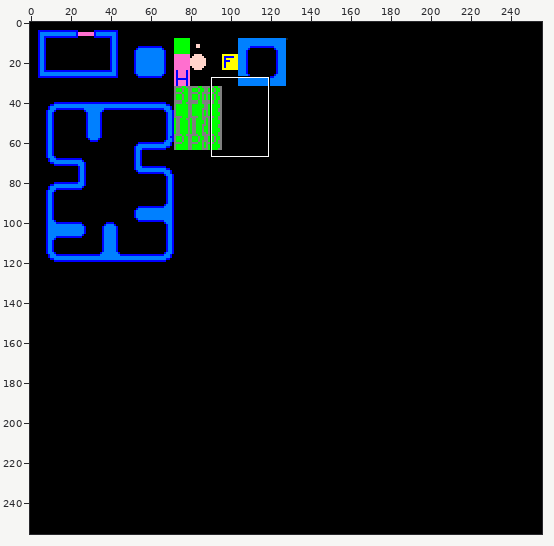
File history of a sprite sheet, pacman-android/assets/tiledmap/pacman_level.png. Above: a wide view before the commit, with the close-up outlined.
Close-up. As it was:
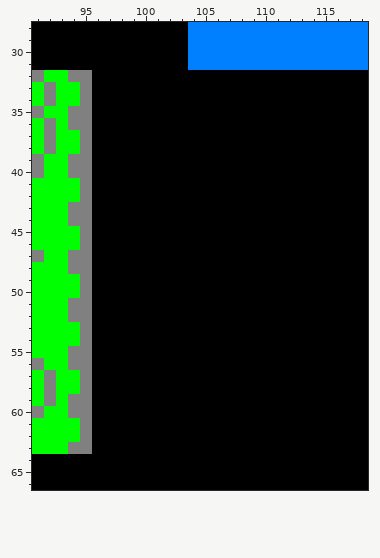
The file is 256x256 pixels. Shown: x 91..118, y 28..66.
The same view after the edit:
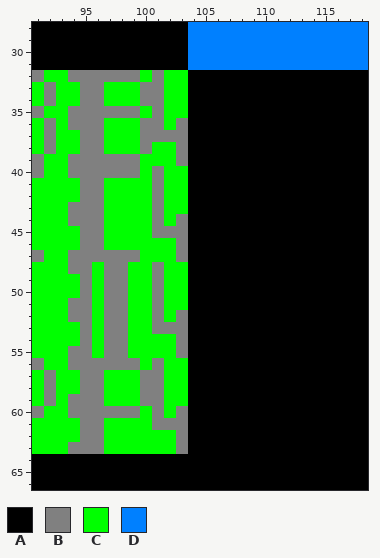
Palette (. is transparent): A #000000  B #808080  C #00ff00  D #0080ff
From old to new:
@@ x 94..105 @@
 31 AAAAAAAAAADD
-32 BBAAAAAAAAAA
-33 CBAAAAAAAAAA
-34 CBAAAAAAAAAA
-35 BBAAAAAAAAAA
-36 BBAAAAAAAAAA
-37 CBAAAAAAAAAA
-38 CBAAAAAAAAAA
-39 BBAAAAAAAAAA
-40 BBAAAAAAAAAA
-41 CBAAAAAAAAAA
-42 CBAAAAAAAAAA
-43 BBAAAAAAAAAA
-44 BBAAAAAAAAAA
-45 CBAAAAAAAAAA
-46 CBAAAAAAAAAA
-47 BBAAAAAAAAAA
-48 BBAAAAAAAAAA
-49 CBAAAAAAAAAA
-50 CBAAAAAAAAAA
-51 BBAAAAAAAAAA
-52 BBAAAAAAAAAA
-53 CBAAAAAAAAAA
-54 CBAAAAAAAAAA
-55 BBAAAAAAAAAA
-56 BBAAAAAAAAAA
-57 CBAAAAAAAAAA
-58 CBAAAAAAAAAA
-59 BBAAAAAAAAAA
-60 BBAAAAAAAAAA
-61 CBAAAAAAAAAA
-62 CBAAAAAAAAAA
-63 BBAAAAAAAAAA
+32 BBBBBBCBCCAA
+33 CBBCCCBBCCAA
+34 CBBCCCBBCCAA
+35 BBBBBBCBCCAA
+36 BBBCCCBBCBAA
+37 CBBCCCBBBBAA
+38 CBBCCCBCCBAA
+39 BBBBBBCCCBAA
+40 BBBBBBCBCCAA
+41 CBBCCCCBCCAA
+42 CBBCCCCBCCAA
+43 BBBCCCCBCCAA
+44 BBBCCCCBCBAA
+45 CBBCCCCBBBAA
+46 CBBCCCCCCBAA
+47 BBBBBBCCCBAA
+48 BBCBBCCBCCAA
+49 CBCBBCCBCCAA
+50 CBCBBCCBCCAA
+51 BBCBBCCBCCAA
+52 BBCBBCCBCBAA
+53 CBCBBCCBBBAA
+54 CBCBBCCCCBAA
+55 BBCBBCCCCBAA
+56 BBBBBBCBCCAA
+57 CBBCCCBBCCAA
+58 CBBCCCBBCCAA
+59 BBBCCCBBCCAA
+60 BBBBBBCBCBAA
+61 CBBCCCCBBBAA
+62 CBBCCCCCCBAA
+63 BBBCCCCCCBAA
 64 AAAAAAAAAAAA
Where, in picture pixels (left, top, right, bottom), the same in both close-ups:
changed: (92, 70, 188, 454)
